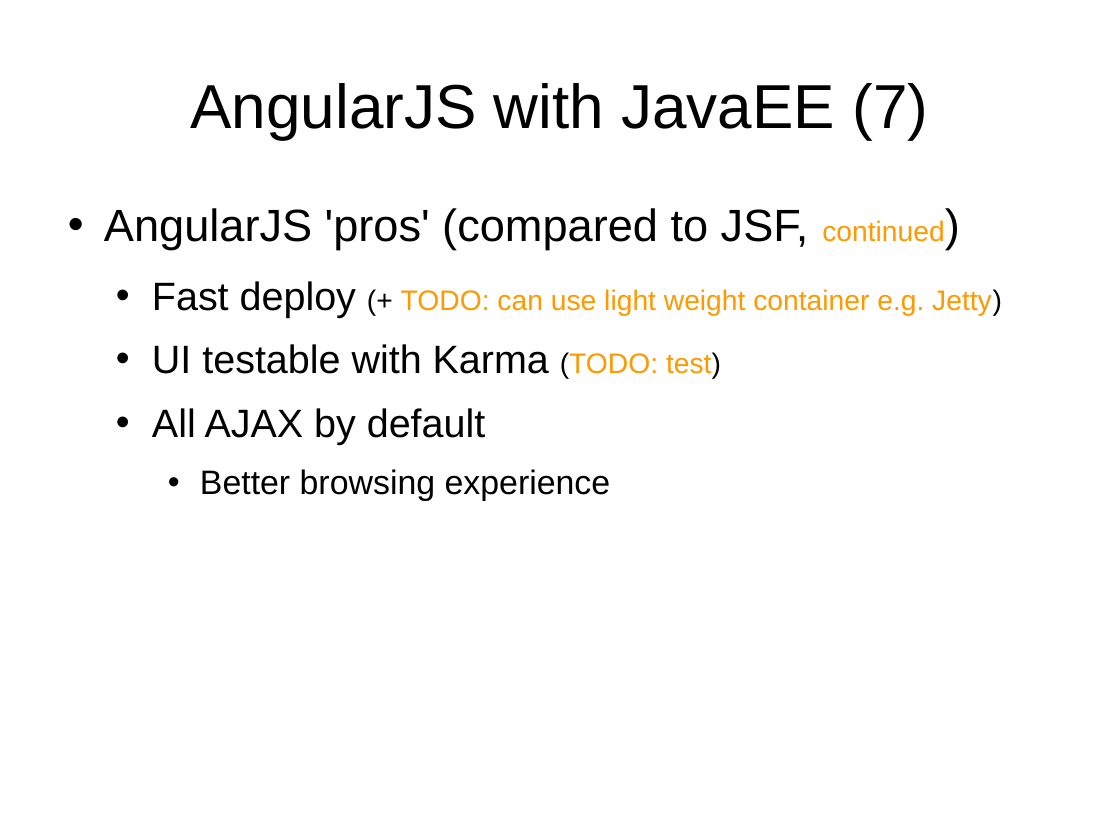
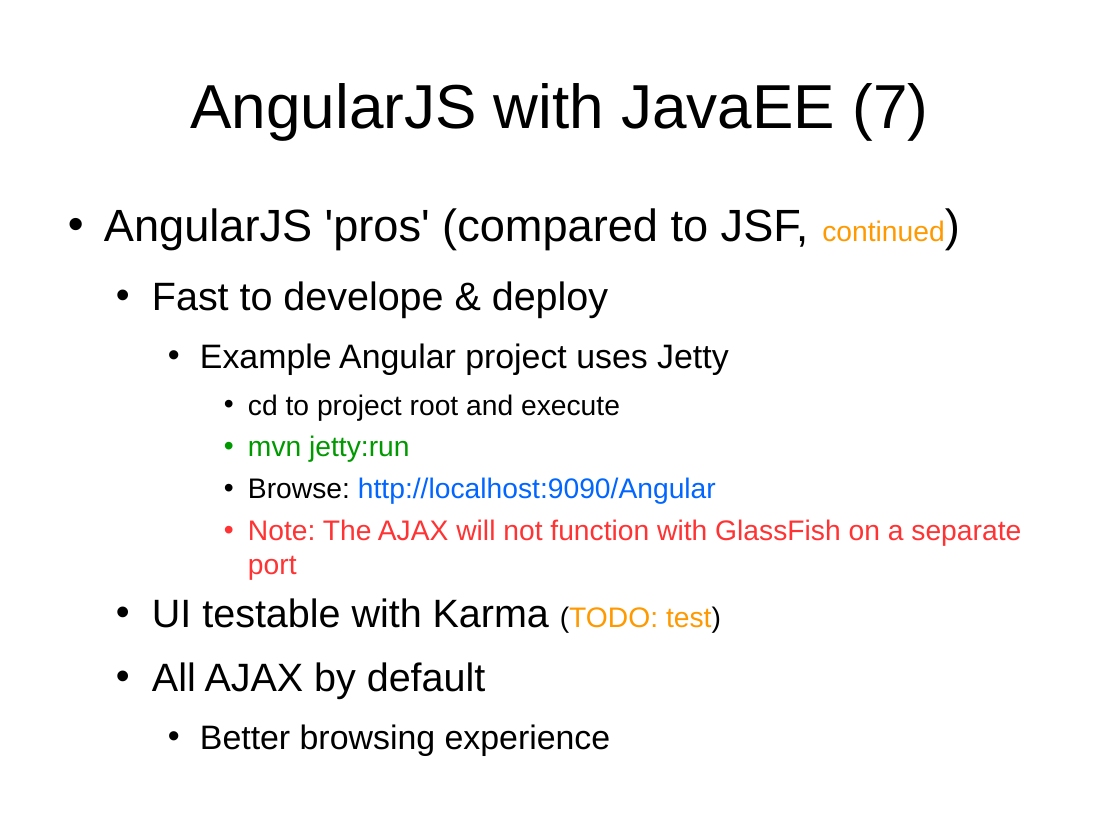
Before and after one commit to vmyrsky/ajeer, a slide deck: slide 5 of JavaEERest/doc/presentation.odp. Drawn at 1120x840 pixels with LibreOffice and Linux fonts; fonts in the diff are those of the drawing. Boxes give left, top, right and bottom in pixels: in the first picture for what was removed or moved away, otherwise in the second. Text is boxed around its words. In the diff, an @@ line names an element or a change of style, - is before the commit and + after.

Commit message:
Jetty included

```diff
--- a/JavaEERest/doc/presentation.odp
+++ b/JavaEERest/doc/presentation.odp
@@ text at [152, 281, 1021, 580]: text changed; text colour #FF9900 to #000000 @@
-  • Fast deploy (+ TODO: can use light weight container e.g. Jetty)
+  • Fast to develope & deploy
+    • Example Angular project uses Jetty
+      • cd to project root and execute
+      • mvn jetty:run
+      • Browse: http://localhost:9090/Angular
+      • Note: The AJAX will not function with GlassFish on a separate port
```
Also in this commit, not shown: 2 other slides changed.
